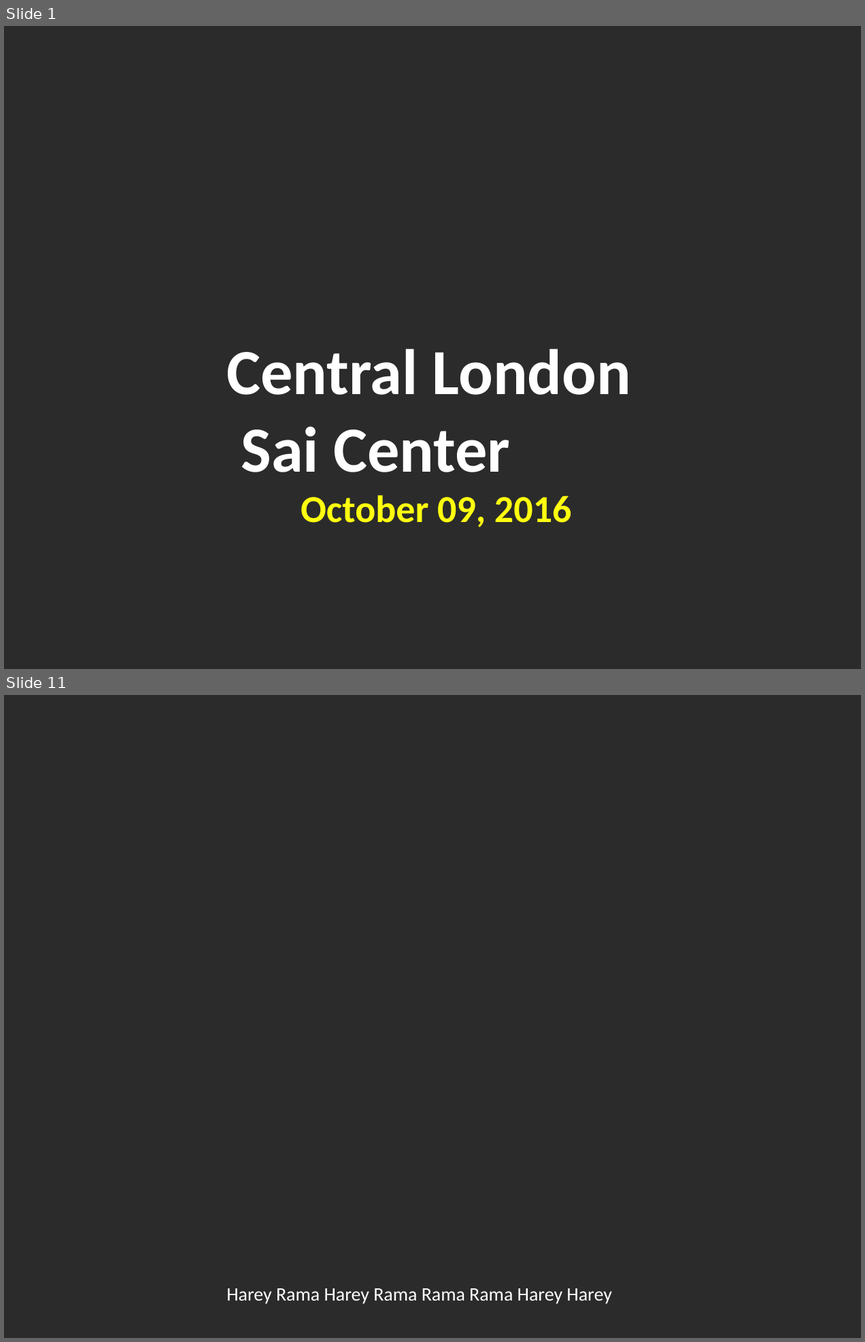
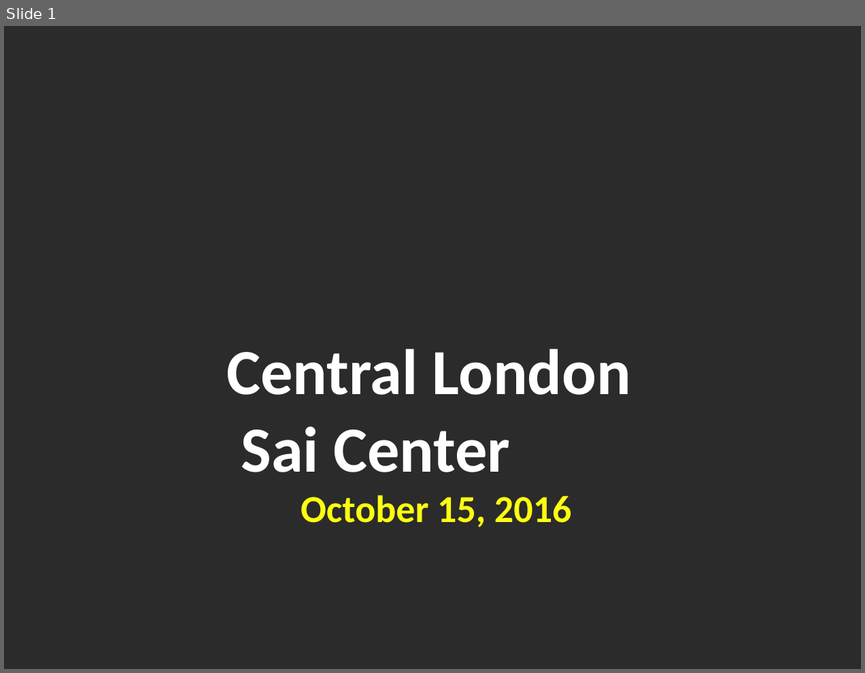
Before and after one commit to riteshreddyr/bhajanpresentationmaker, a slide deck: generated_ppts/bhajans.pptx. Shown one above the other, each under a label of ours: slides 1 and 11 before the commit, slide 1 after it; the slides between them are not shown. The pictures are 865x1342 and 865x673 pixels, drawn with LibreOffice and Linux fonts; fonts in the diff are those of the drawing; background and template pictures are left out; a plain dark background stands for a picture behind light text. Boxes give left, top, right and bottom in pixels: in the first picture for what was removed or moved away, otherwise in the second. Text is boxed around its words. In the diff, an @@ line names an element or a change of style, - is before the commit and + after.

```diff
--- a/generated_ppts/bhajans.pptx
+++ b/generated_ppts/bhajans.pptx
@@ slide 11 removed at box(4, 695, 861, 1338), background picture (left out) @@
@@ text removed at box(226, 1288, 611, 1304) @@
-Harey Rama Harey Rama Rama Rama Harey Harey
@@ slide 1 changed as well @@
@@ text at box(226, 348, 631, 527): text changed @@
-Central London
-Sai Center
-October 09, 2016
+Central London
+Sai Center
+October 15, 2016
```
Also in this commit, not shown: 2 slides added, 11 other slides removed, 16 other files.
